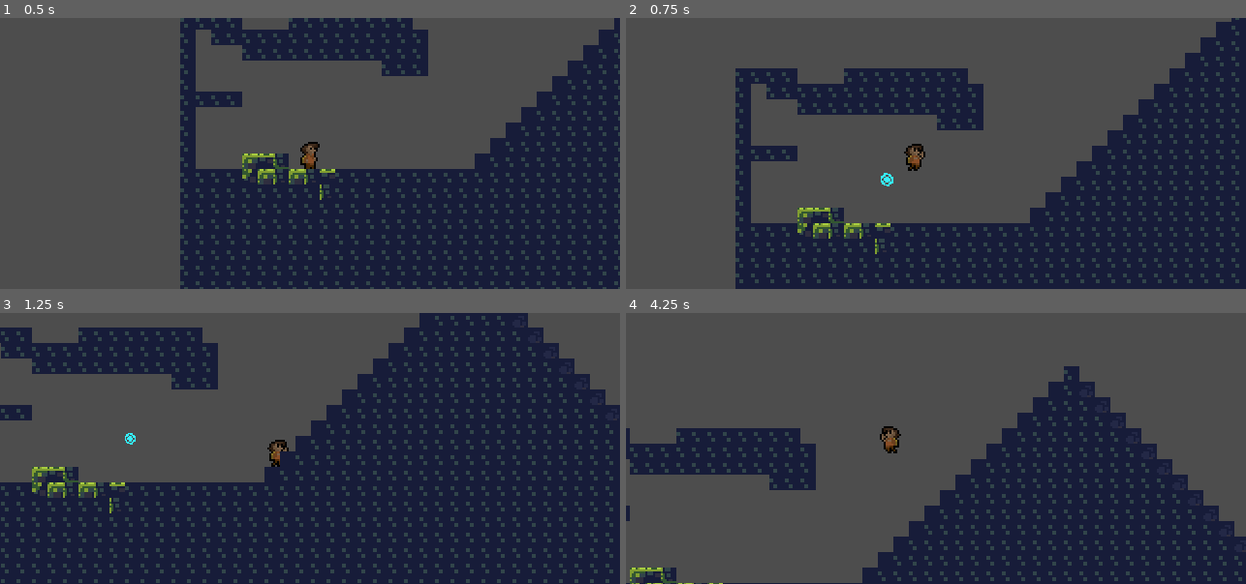
Above: before the commit, frames 1-4 (two rows, left to right).
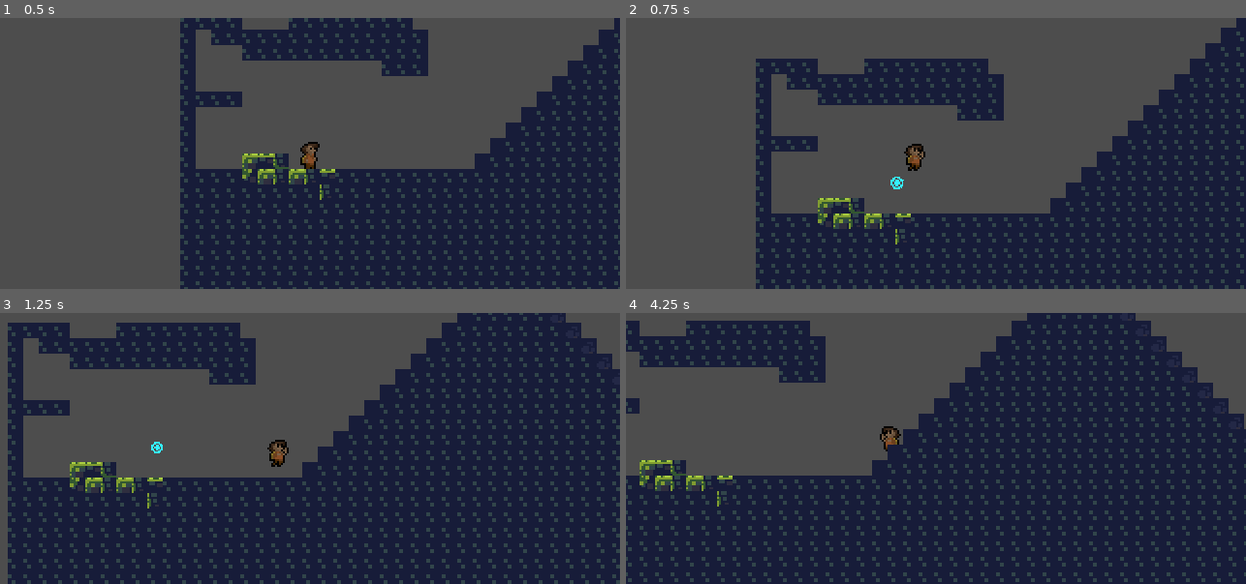
Above: after the commit, the same moments.

Repository: tetraminus/GrappleFormer
Game: Godot game, scene res://Rooms/Test/TestRoom1.tscn
Two runs of this game, one before a commit and one after it. Both use one fixed random seed, a clock stepped at 60 frames per second and the inputs below.
Inputs (mouse positions are in pixels of both pictures, inside the frame that each line leads up to):
- Up to frame 1 (0.5 s): no input
- Up to frame 2 (0.75 s): tap Enter at 0.5 s; move the mouse to (1072, 139) at 0.52 s; hold D (move_right) from 0.53 s (still down); hold Space (jump) from 0.53 s (still down); click (1072, 139) at 0.6 s
- Up to frame 3 (1.25 s): keep holding D (move_right); keep holding Space (jump)
- Up to frame 4 (4.25 s): move the mouse to (812, 462) at 1.27 s; release D (move_right) at 1.28 s; release Space (jump) at 1.28 s; hold S (move_down) 1.28-2.03 s; tap Space (jump) at 1.35, 1.52, 1.82, 3.02, 3.32 s; click (812, 462) at 1.55 s; move the mouse to (998, 388) at 2.02 s; hold Space (jump) 2.03-2.78 s; hold D (move_right) 2.03-3.53 s; click (998, 388) at 2.1 s; move the mouse to (905, 502) at 2.77 s; right-click (905, 502) at 2.85 s; click (905, 502) at 3.05 s; move the mouse to (1122, 489) at 3.52 s; hold A (move_left) from 3.53 s (still down); hold Space (jump) from 3.53 s (still down); click (1122, 489) at 3.6 s

Frame 1 is identical in both runs. In frame 2, 17% of the frame differs, in the area x 17-100%, y 0-100%; in frame 3, 28%; in frame 4, 53%, in the area x 0-100%, y 0-100%.

Commit message:
player no longer garbongo

Diff:
--- a/GrappleHolder.gd
+++ b/GrappleHolder.gd
@@ -30,6 +30,7 @@
 
 			player.setgrapple(point, distance)
 
+
 	if Input.is_action_just_released("grapple"):
 		player.releasegrapple()
 
--- a/player.gd
+++ b/player.gd
@@ -24,6 +24,7 @@
 @onready var grappleline:Line2D = $GrappleVis/Line2D
 @onready var grappleparticles:GPUParticles2D = $GrappleVis
 var flinging
+var variable_jump
 
 func _ready():
 	base_scale = $Icon.global_scale
@@ -136,14 +137,19 @@
 
 	motion = motion * speed
 
+
 	if on_ground and Input.is_action_just_pressed("jump"):
 		on_ground = false
+		variable_jump = 9
 		#if sliding on a slope jump away from the slope
 		if sliding:
 			motion.y = -jump_speed*1.5
 			motion.x = -sign(motion.x)*jump_speed*1.5
-		else:
-			motion.y = -jump_speed
+
+
+	if Input.is_action_pressed("jump") and sliding == false and variable_jump != 0:
+		motion.y -= (jump_speed * variable_jump) / 40
+		variable_jump -= 1
 
 	motion.y += gravity
 
@@ -173,9 +179,19 @@
 
 	var collision = KinematicCollision2D.new()
 
-	if on_ground and not sliding:
-		state.linear_velocity.x = lerp(linear_velocity.x,0.0, 0.1)
-		state.linear_velocity.y = lerp(linear_velocity.y,0.0, 0.1)
+#TODO
+	if on_ground:
+		if  not sliding:
+			state.linear_velocity.x = lerp(linear_velocity.x,0.0, 0.3)
+			state.linear_velocity.y = lerp(linear_velocity.y,0.0, 0.1)
+		else:
+			state.linear_velocity.x = lerp(linear_velocity.x,0.0, 0.05)
+
+	elif abs(linear_velocity.x) > 1 and grappledistance == null:
+		state.linear_velocity.x = lerp(linear_velocity.x,0.0, 1/abs(linear_velocity.x * linear_velocity.x * linear_velocity.x))
+
+	elif grappledistance == null:
+		state.linear_velocity.x = lerp(linear_velocity.x,0.0, 1)
 
 	# grapple logic
 	if grappledistance != null and grapplepoint != null:
@@ -215,6 +231,7 @@
 
 func setgrapple(point:Vector2, distance:float = -1):
 	grapplepoint = point
+
 	if distance != -1:
 		grappledistance = distance
 	else:
--- a/player.tscn
+++ b/player.tscn
@@ -150,7 +150,7 @@
 can_sleep = false
 lock_rotation = true
 script = ExtResource("1_2nm25")
-speed = 50
+speed = 20
 max_speed = 100
 jump_speed = 200
 base_gravity = 10
